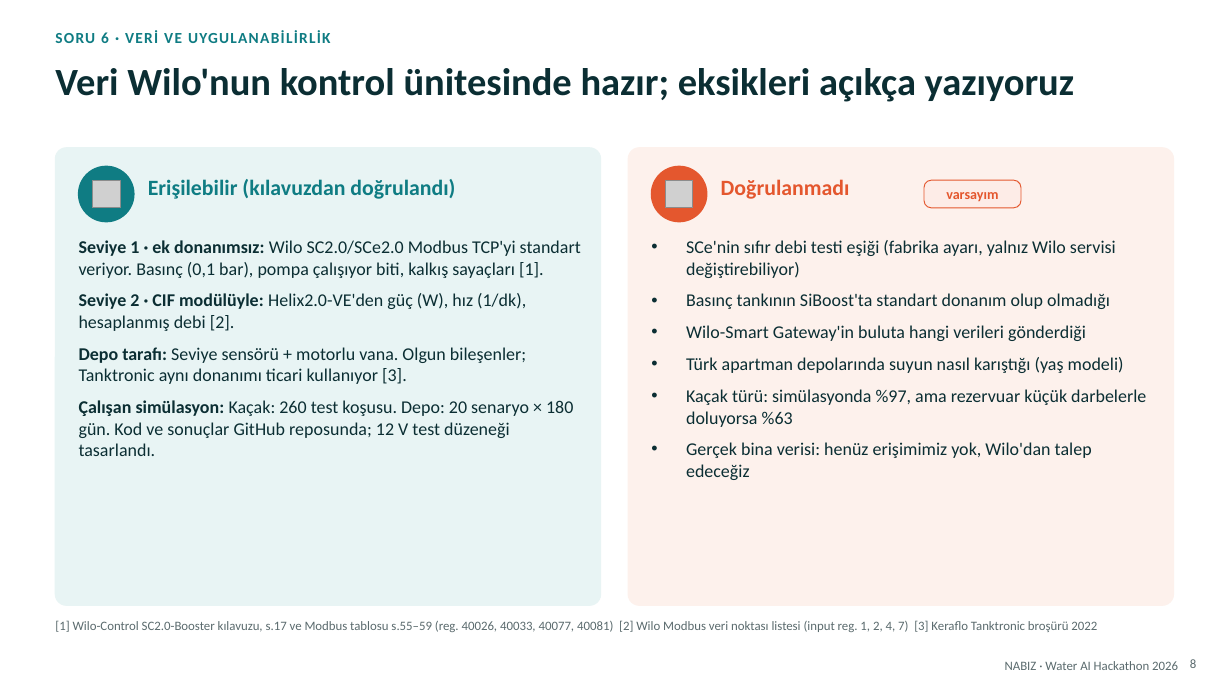
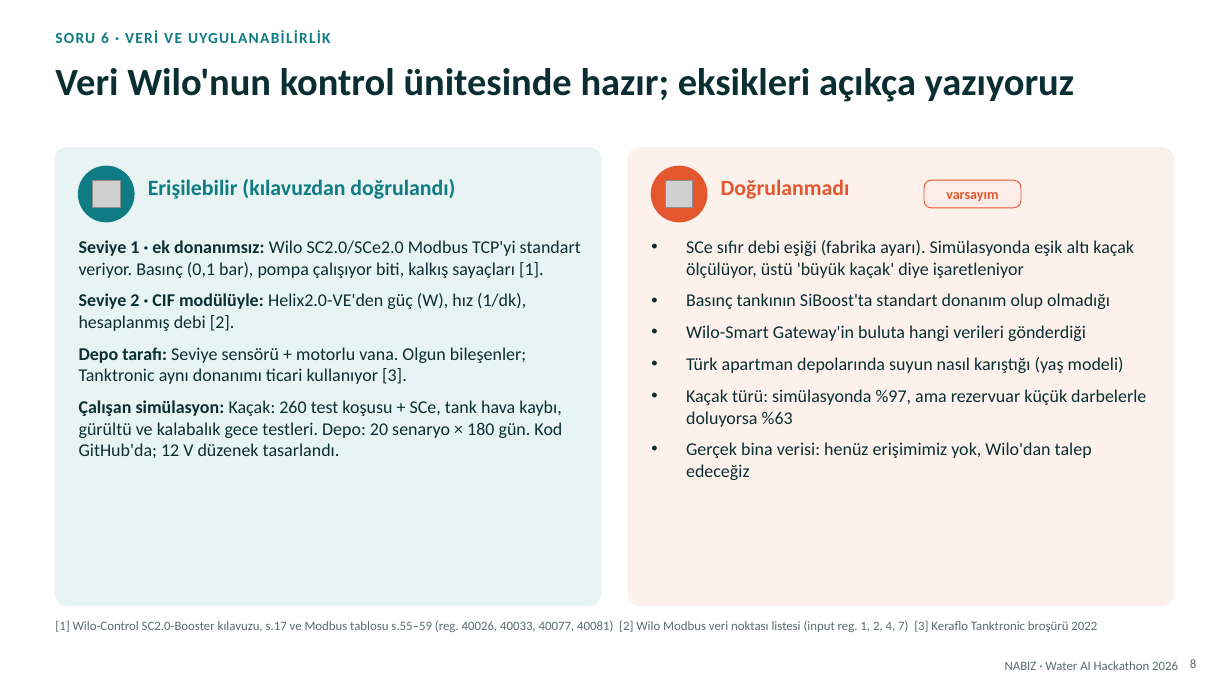
Before and after one commit to ugurfurkanyesil-rgb/wilo-hackathon, a slide deck: slide 8 of teslim/NABIZ_Proje_Fikri.pptx. Drawn at 1232x693 pixels with LibreOffice and Linux fonts; fonts in the diff are those of the drawing; grey boxes stand for pictures. Boxes give left, top, right and bottom in pixels: in the first picture for what was removed or moved away, otherwise in the second. Text is boxed around its words. In the diff, an @@ line names an element or a change of style, - is before the commit and + after.

```diff
--- a/teslim/NABIZ_Proje_Fikri.pptx
+++ b/teslim/NABIZ_Proje_Fikri.pptx
@@ text at [686, 240, 1134, 278]: text changed @@
-• SCe'nin sıfır debi testi eşiği (fabrika ayarı, yalnız Wilo servisi değiştirebiliyor)
+• SCe sıfır debi eşiği (fabrika ayarı). Simülasyonda eşik altı kaçak ölçülüyor, üstü 'büyük kaçak' diye işaretleniyor
@@ text at [79, 400, 562, 458]: text changed @@
-• Çalışan simülasyon: Kaçak: 260 test koşusu. Depo: 20 senaryo × 180 gün. Kod ve sonuçlar GitHub reposunda; 12 V test düzeneği tasarlandı.
+• Çalışan simülasyon: Kaçak: 260 test koşusu + SCe, tank hava kaybı, gürültü ve kalabalık gece testleri. Depo: 20 senaryo × 180 gün. Kod GitHub'da; 12 V düzenek tasarlandı.
```
Also in this commit, not shown: 4 other slides changed, 11 other files.
